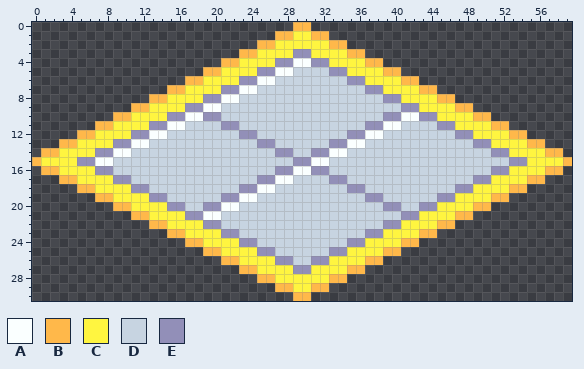
Pixel-art sprite -- android/assets/fs2res/pack/tileperm.png. That is the earlier state.
The file is 60x31 pixels.
Palette (. is transparent): A #faffff  B #ffb84a  C #fff540  D #c7d4e1  E #928fb8
Pixels before, first column x 0:
 0 .............................BB.............................
 1 ...........................BBCCBB...........................
 2 .........................BBCCCCCCBB.........................
 3 .......................BBCCCCEECCCCBB.......................
 4 .....................BBCCCCEEAAEECCCCBB.....................
 5 ...................BBCCCCEEAADDDDEECCCCBB...................
 6 .................BBCCCCEEAADDDDDDDDEECCCCBB.................
 7 ...............BBCCCCEEAADDDDDDDDDDDDEECCCCBB...............
 8 .............BBCCCCEEAADDDDDDDDDDDDDDDDEECCCCBB.............
 9 ...........BBCCCCEEAADDDDDDDDDDDDDDDDDDDDEECCCCBB...........
10 .........BBCCCCEEAAEEDDDDDDDDDDDDDDDDDDEEAAEECCCCBB.........
11 .......BBCCCCEEAADDDDEEDDDDDDDDDDDDDDEEAADDDDEECCCCBB.......
12 .....BBCCCCEEAADDDDDDDDEEDDDDDDDDDDEEAADDDDDDDDEECCCCBB.....
13 ...BBCCCCEEAADDDDDDDDDDDDEEDDDDDDEEAADDDDDDDDDDDDEECCCCBB...
14 .BBCCCCEEAADDDDDDDDDDDDDDDDEEDDEEAADDDDDDDDDDDDDDDDEECCCCBB.
15 BCCCCEEAADDDDDDDDDDDDDDDDDDDDEEAADDDDDDDDDDDDDDDDDDDDEECCCCB
16 .BBCCCCEEDDDDDDDDDDDDDDDDDDEEAAEEDDDDDDDDDDDDDDDDDDEECCCCBB.
17 ...BBCCCCEEDDDDDDDDDDDDDDEEAADDDDEEDDDDDDDDDDDDDDEECCCCBB...
18 .....BBCCCCEEDDDDDDDDDDEEAADDDDDDDDEEDDDDDDDDDDEECCCCBB.....
19 .......BBCCCCEEDDDDDDEEAADDDDDDDDDDDDEEDDDDDDEECCCCBB.......
20 .........BBCCCCEEDDEEAADDDDDDDDDDDDDDDDEEDDEECCCCBB.........
21 ...........BBCCCCEEAADDDDDDDDDDDDDDDDDDDDEECCCCBB...........
22 .............BBCCCCEEDDDDDDDDDDDDDDDDDDEECCCCBB.............
23 ...............BBCCCCEEDDDDDDDDDDDDDDEECCCCBB...............
24 .................BBCCCCEEDDDDDDDDDDEECCCCBB.................
25 ...................BBCCCCEEDDDDDDEECCCCBB...................
26 .....................BBCCCCEEDDEECCCCBB.....................
27 .......................BBCCCCEECCCCBB.......................
28 .........................BBCCCCCCBB.........................
29 ...........................BBCCBB...........................
30 .............................BB.............................
After:
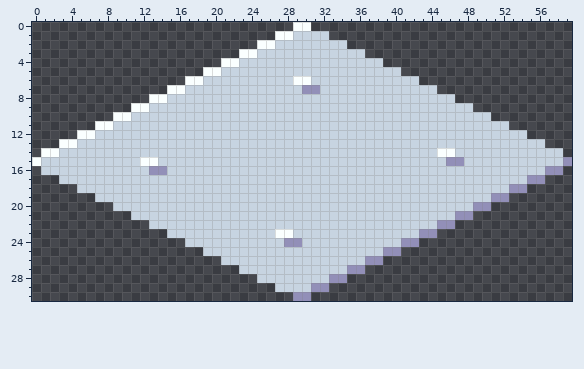
Diff:
Changed rows in their new state; - is an unchanged pixel.
first column x 0:
 0 -----------------------------AA-----------------------------
 1 ---------------------------AADDDD---------------------------
 2 -------------------------AADDDDDDDD-------------------------
 3 -----------------------AADDDDDDDDDDDD-----------------------
 4 ---------------------AADDDDDDDDDDDDDDDD---------------------
 5 -------------------AADDDDDDDD----DDDDDDDD-------------------
 6 -----------------AADDDDDDDD--AA----DDDDDDDD-----------------
 7 ---------------AADDDDDDDD-----EE-----DDDDDDDD---------------
 8 -------------AADDDDDDDD----------------DDDDDDDD-------------
 9 -----------AADDDDDDDD--------------------DDDDDDDD-----------
10 ---------AADDDDDDDDDD------------------DDDDDDDDDDDD---------
11 -------AADDDDDDDD----DD--------------DDDD----DDDDDDDD-------
12 -----AADDDDDDDD--------DD----------DDDD--------DDDDDDDD-----
13 ---AADDDDDDDD------------DD------DDDD------------DDDDDDDD---
14 -AADDDDDDDD----------------DD--DDDD----------AA----DDDDDDDD-
15 ADDDDDDDD---AA---------------DDDD-------------EE-----DDDDDDE
16 -DDDDDDDD----EE------------DDDDDD------------------DDDDDDEE-
17 ---DDDDDDDD--------------DDDD----DD--------------DDDDDDEE---
18 -----DDDDDDDD----------DDDD--------DD----------DDDDDDEE-----
19 -------DDDDDDDD------DDDD------------DD------DDDDDDEE-------
20 ---------DDDDDDDD--DDDD----------------DD--DDDDDDEE---------
21 -----------DDDDDDDDDD--------------------DDDDDDEE-----------
22 -------------DDDDDDDD------------------DDDDDDEE-------------
23 ---------------DDDDDDDD----AA--------DDDDDDEE---------------
24 -----------------DDDDDDDD---EE-----DDDDDDEE-----------------
25 -------------------DDDDDDDD------DDDDDDEE-------------------
26 ---------------------DDDDDDDD--DDDDDDEE---------------------
27 -----------------------DDDDDDDDDDDDEE-----------------------
28 -------------------------DDDDDDDDEE-------------------------
29 ---------------------------DDDDEE---------------------------
30 -----------------------------EE-----------------------------
Where, in picture pixels (left, top, right, bottom), the same in both pictures:
changed: (32, 22, 572, 301)
